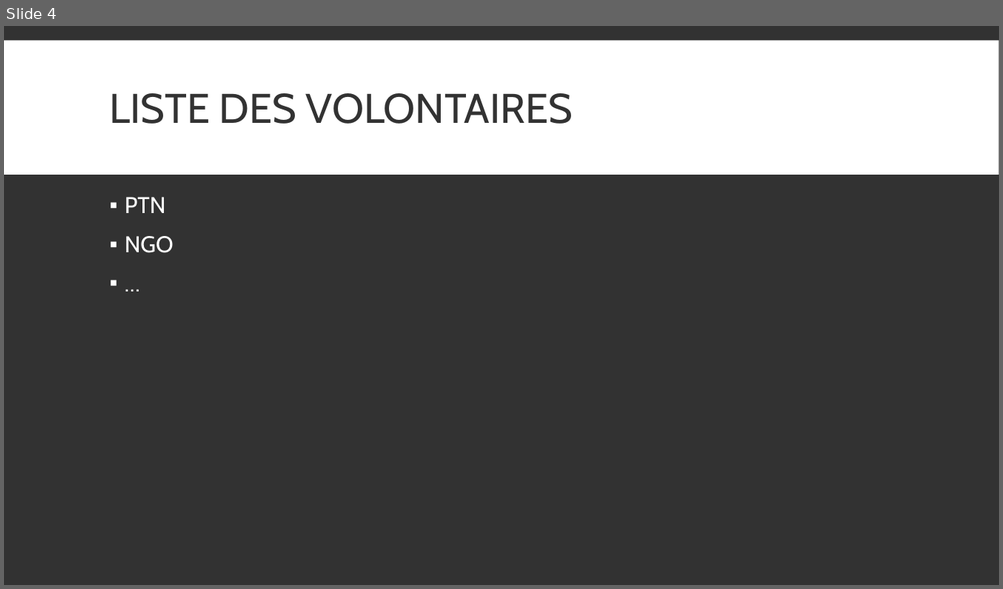
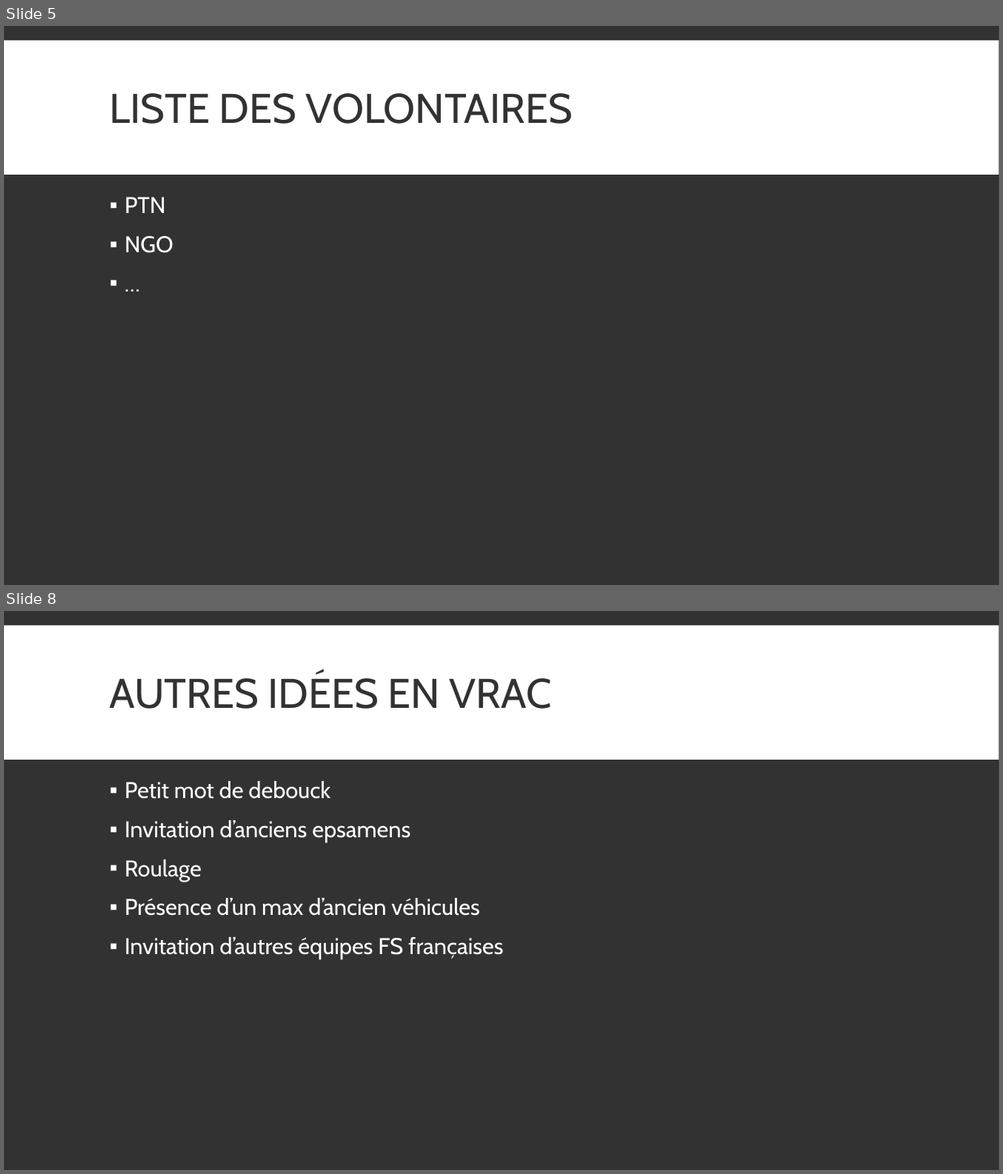
Before and after one commit to EOSCogniton/Intergen, a slide deck: 01_Association/02_Rollout/Présentation_Rollout.pptx. Shown one above the other, each under a label of ours: slide 4 before the commit, slides 5 and 8 after it; the slides between them are not shown. The pictures are 1003x589 and 1003x1174 pixels, drawn with LibreOffice and Linux fonts; fonts in the diff are those of the drawing. Boxes give left, top, right and bottom in pixels: in the first picture for what was removed or moved away, otherwise in the second. Text is boxed around its words. In the diff, an @@ line names an element or a change of style, - is before the commit and + after.

```diff
--- a/01_Association/02_Rollout/Présentation_Rollout.pptx
+++ b/01_Association/02_Rollout/Présentation_Rollout.pptx
@@ slide 8 added at [4,611,999,1170], background #323232; not listed: 1 template element that a slide beside it also shows @@
@@ title added at [110,673,552,709], 40 pt, text #323232 @@
+AUTRES IDÉES EN VRAC
@@ text added at [125,781,503,960], 22 pt, text #FFFFFF @@
+▪ Petit mot de debouck
+▪ Invitation d’anciens epsamens
+▪ Roulage
+▪ Présence d’un max d’ancien véhicules
+▪ Invitation d’autres équipes FS françaises
@@ what was slide 4 is now slide 5 @@
```
Also in this commit, not shown: 2 slides changed, 2 other slides added.
